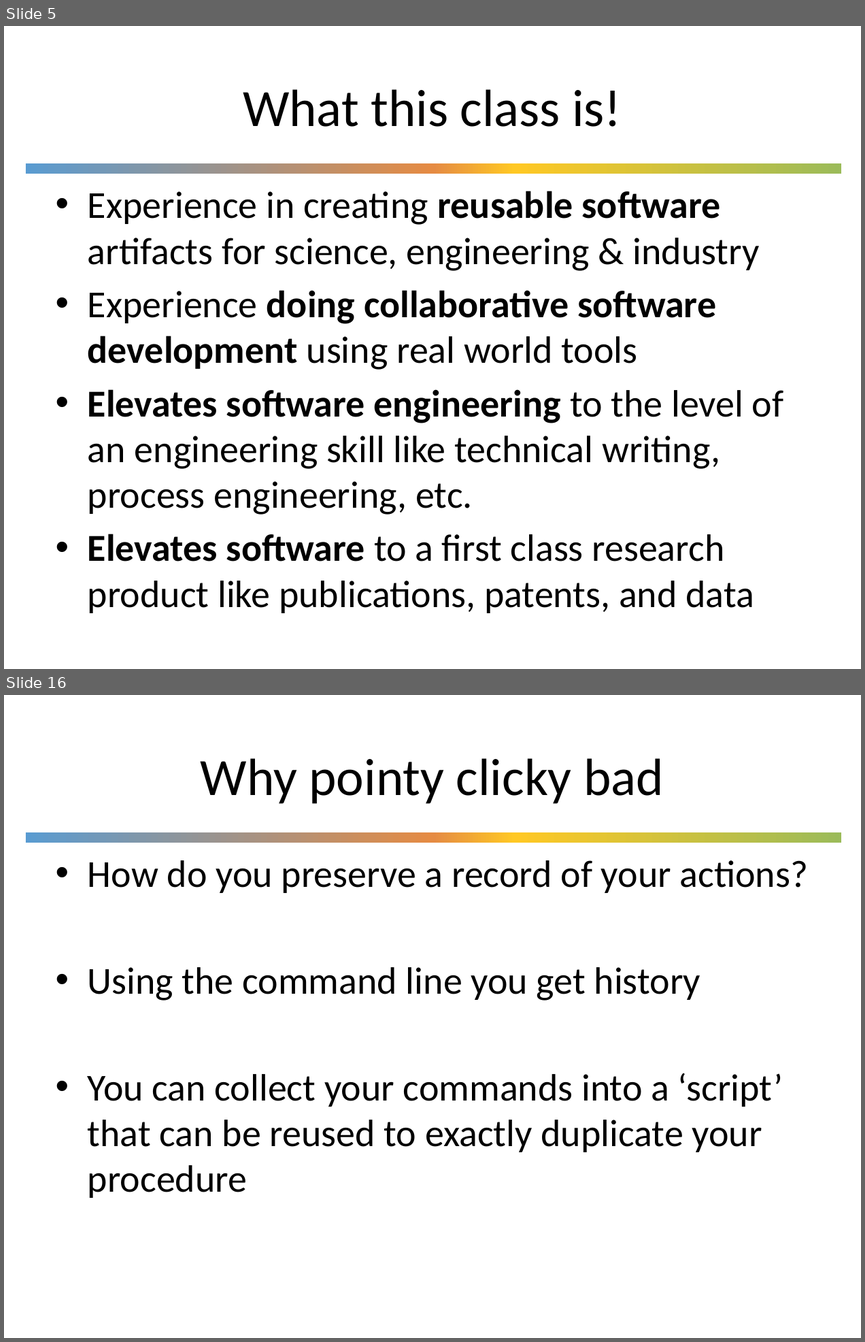
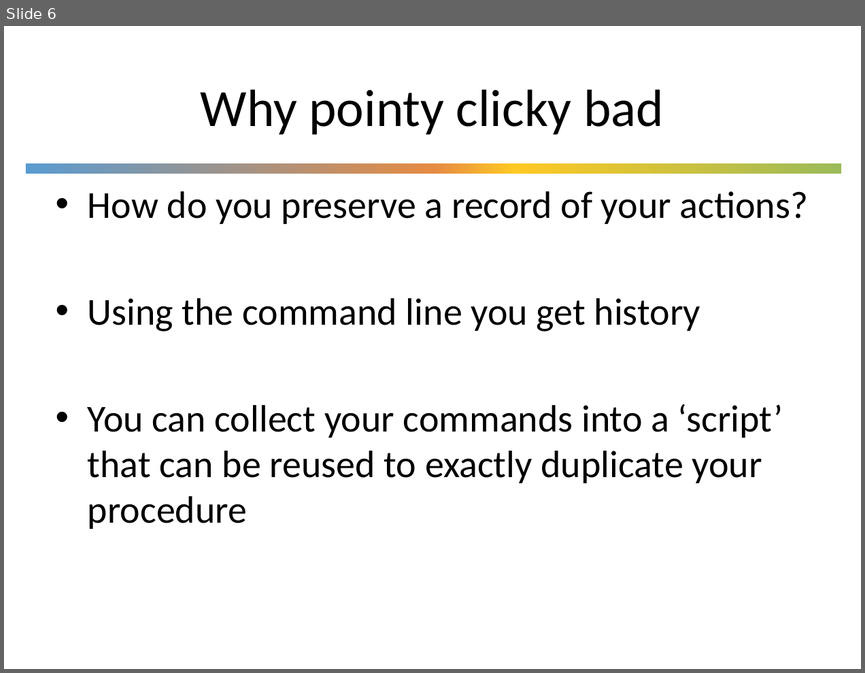
Before and after one commit to UWDIRECT/UWDIRECT.github.io, a slide deck: Wi21_content/SEDS/L1.1.Command_Line.pptx. Shown one above the other, each under a label of ours: slides 5 and 16 before the commit, slide 6 after it; the slides between them are not shown. The pictures are 865x1342 and 865x673 pixels, drawn with LibreOffice and Linux fonts; fonts in the diff are those of the drawing; background and template pictures are left out. Boxes give left, top, right and bottom in pixels: in the first picture for what was removed or moved away, otherwise in the second. Text is boxed around its words. In the diff, an @@ line names an element or a change of style, - is before the commit and + after.

```diff
--- a/Wi21_content/SEDS/L1.1.Command_Line.pptx
+++ b/Wi21_content/SEDS/L1.1.Command_Line.pptx
@@ slide 5 removed at bbox=[4, 26, 861, 669], background #FFFFFF; not listed: 1 template element that a slide beside it also shows @@
@@ title removed at bbox=[243, 89, 621, 127] @@
-What this class is!
@@ text removed at bbox=[88, 191, 784, 613] @@
-• Experience in creating reusable software artifacts for science, engineering & industry
-• Experience doing collaborative software development using real world tools
-• Elevates software engineering to the level of an engineering skill like technical writing, process engineering, etc.
-• Elevates software to a first class research product like publications, patents, and data
@@ what was slide 16 is now slide 6 @@
```
Also in this commit, not shown: 1 slide changed, 2 slides added, 11 other slides removed.
